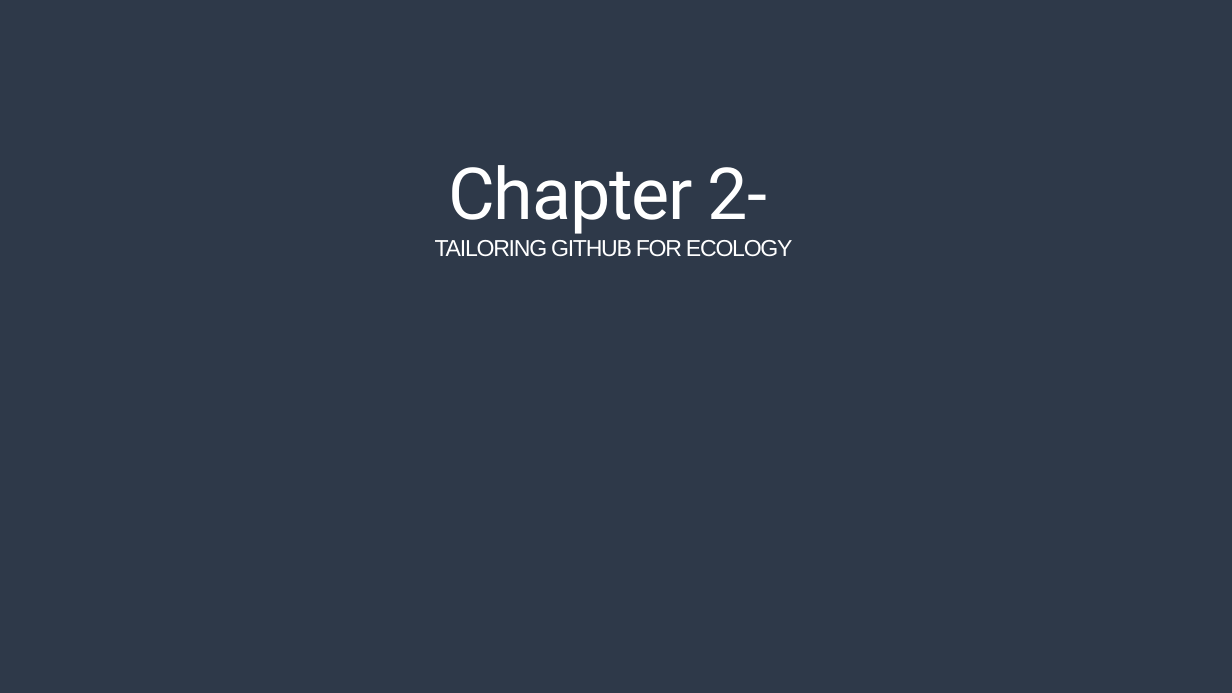
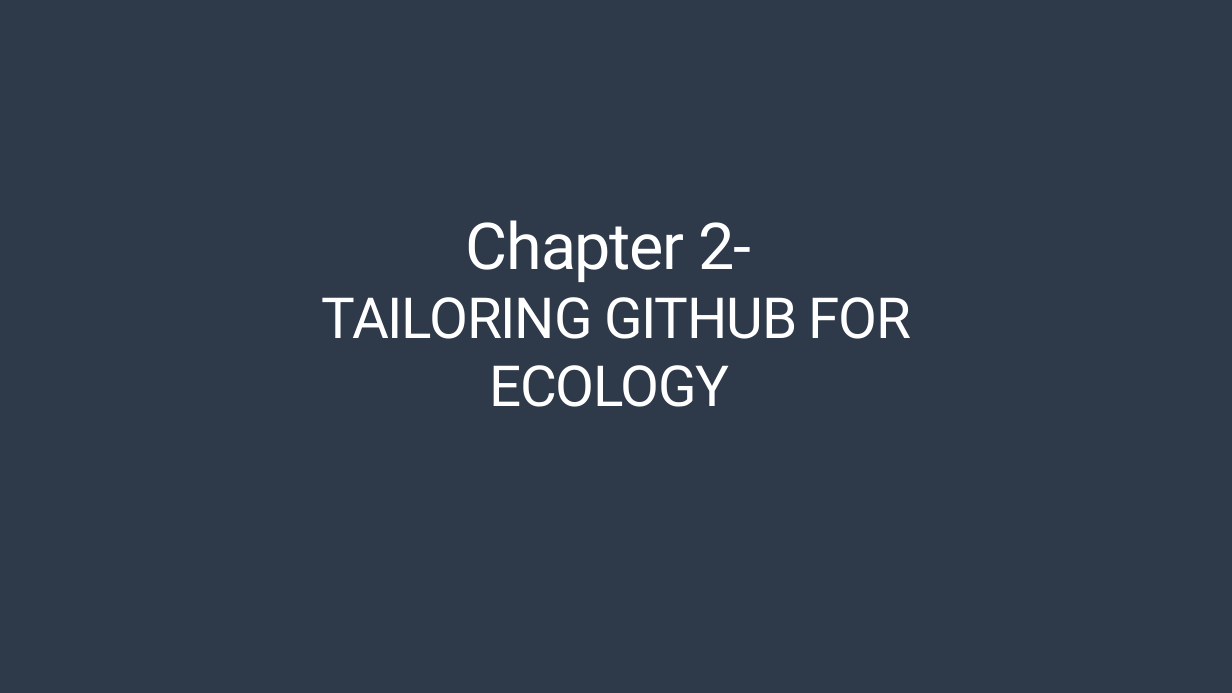
Before and after one commit to melimore86/graduate_courses, a slide deck: slide 7 of graduate_research/defense_moreno.pptx. Drawn at 1232x693 pixels with LibreOffice and Linux fonts; fonts in the diff are those of the drawing. Boxes give left, top, right and bottom in pixels: in the first picture for what was removed or moved away, otherwise in the second. Text is boxed around its words. In the diff, an @@ line names an element or a change of style, - is before the commit and + after.

```diff
--- a/graduate_research/defense_moreno.pptx
+++ b/graduate_research/defense_moreno.pptx
@@ title "Chapter 2- TAILORING GITHUB FOR ...": place and size @@
-title "Chapter 2- TAILORING GITHUB FOR ..." at [435,165,793,256]
+title "Chapter 2- TAILORING GITHUB FOR ..." at [322,220,912,407]
@@ title "Chapter 2- TAILORING GITHUB FOR ..." at [322,220,912,407]: size 56 to 50.4 pt in "Chapter 2-"; size 18 to 44.1 pt, font Arial to Roboto in "TAILORING GITHUB FOR ECOLOGY" @@
```
Also in this commit, not shown: 5 other slides changed, 17 slides added, 14 slides removed, 2 other files.
